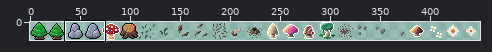
Sprite sheet, stored at The Sieni/Assets/Sprites/Sprites.png. The picture above shows the old version from afar; the outline marks the close-up.
Close-up. First the earlier version:
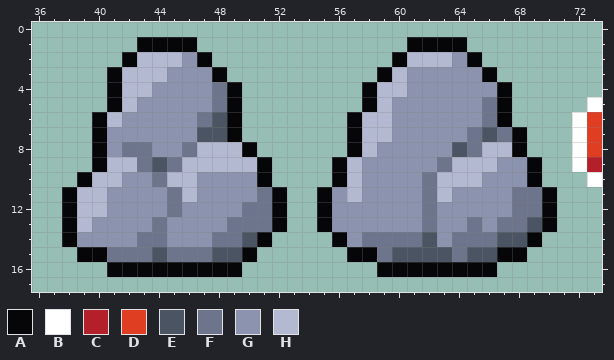
The file is 450x18 pixels. Colours within 5 levels of each other are drawn and written as one. Shown: x 36..73, y 0..17.
Palette (. is transparent): A #060608  B #ffffff  C #b4202a  D #df3e23  E #4a5462  F #6d758d  G #8b93af  H #b3b9d1
Pixels before, first column x 38:
 1 .....AAAA..............AAAA.........
 2 ....AHHHGA............AHHHGA........
 3 ...AHHHGGGA..........AHGGGGGA.......
 4 ...AHHGGGGFA........AHHGGGGGGA......
 5 ...AHGGGGGFA........AHGGGGGGFA.....B
 6 ..AHGGGGGFEA.......AHHGGGGGGFA....BD
 7 ..AGGGGGGEEA.......AHHGGGGGFEFA...BD
 8 ..AGFFGGFHHHA......AHGGGGGEFHHA...BD
 9 ..AHHFEFHHHHHA....AHGGGGGFHHHGGA..BC
10 .AHHGGFHHGGGGA....AHGGGGFHHHGGGA...B
11 AHHGGGGFHGGGGFA..AGHGGGGFHGGGGFFA...
12 AHHGGGGFGGGGFFA..AGGGGGGFGGGGGFFA...
13 AHGGGGFGGGGFFFA..AGGGGGGFGGFGFFEA...
14 AGGGGFFGGGFFEA....AGFFFFEGFFFEEA....
15 .AAFFFEFFFEEA......AAFEEEEFEEAA.....
16 ...AAAAAAAAA.........AAAAAAAA.......
New version:
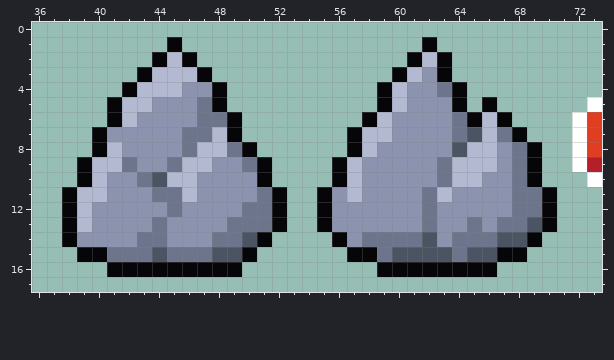
The exact change:
y 1: x 43..44 AA -> ..; x 46 A -> .; x 61 A -> .; x 63..64 AA -> ..
y 2: x 42..44 AHH -> ..A; x 46..47 GA -> A.; x 60..61 AH -> .A; x 63..65 HGA -> A..
y 3: x 41..43 AHH -> ..A; x 45..48 GGGA -> HHA.; x 59..61 AHG -> .AH; x 63..66 GGGA -> A...
y 4: x 41..42 AH -> .A; x 44..45 GG -> HH; x 48..49 FA -> A.; x 58..59 AH -> .A; x 63..67 GGGGA -> FA...
y 5: x 43 G -> H; x 47..49 GFA -> FA.; x 58..60 AHG -> .AH; x 64..67 GGFA -> A.A.
y 6: x 40..42 AHG -> .AH; x 48 E -> F; x 57..58 AH -> .A; x 64..66 GGF -> FAH
y 7: x 46..48 GEE -> FFH; x 64..66 GFE -> FEH
y 8: x 41..43 GFF -> HGG; x 49 H -> F; x 65 F -> H; x 67..69 HA. -> GFA
y 9: x 39..40 .A -> AH; x 42..44 HFE -> FGG; x 48..50 HHH -> GGF; x 68 G -> F
y 10: x 41 H -> G; x 43..44 GF -> FE; x 62..63 FH -> GF; x 68 G -> F
y 11: x 44 G -> F
y 12: x 40 H -> G
